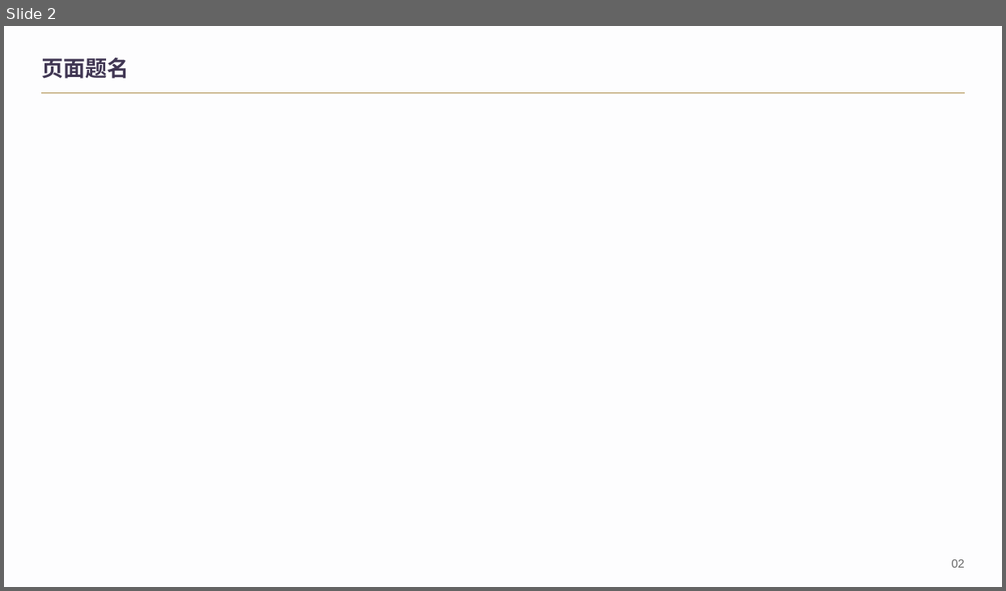
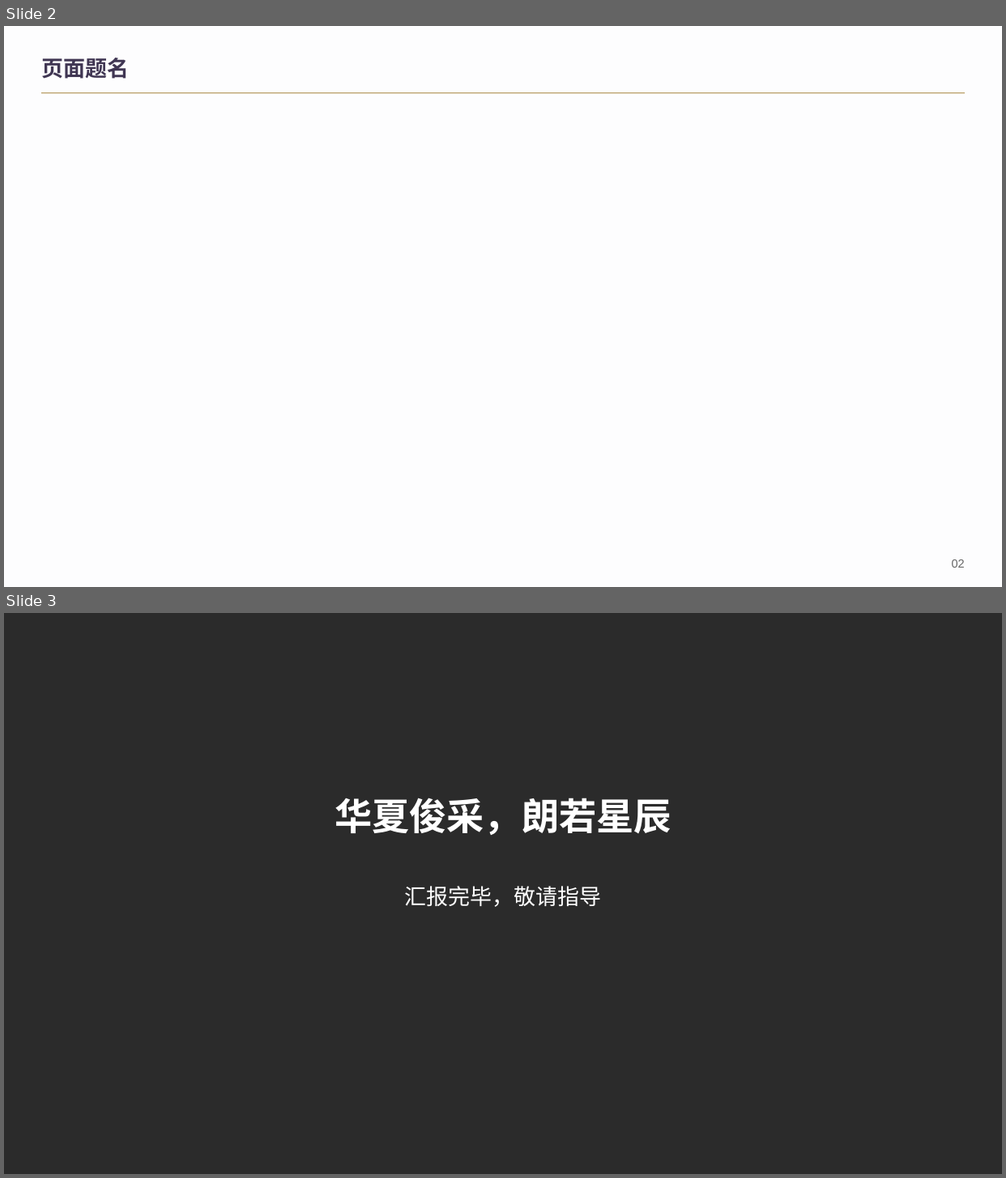
Before and after one commit to 2503668375-boop/hualang-ppt-skill, a slide deck: artifact-template-hualang-school/assets/reference.pptx. Shown one above the other, each under a label of ours: slide 2 before the commit, slides 2 and 3 after it. The pictures are 1006x591 and 1006x1178 pixels, drawn with LibreOffice and Linux fonts; fonts in the diff are those of the drawing; background and template pictures are left out; a plain dark background stands for a picture behind light text. Boxes give left, top, right and bottom in pixels: in the first picture for what was removed or moved away, otherwise in the second. Text is boxed around its words. In the diff, an @@ line names an element or a change of style, - is before the commit and + after.

```diff
--- a/artifact-template-hualang-school/assets/reference.pptx
+++ b/artifact-template-hualang-school/assets/reference.pptx
@@ slide 3 added at [4, 613, 1002, 1174], background picture (left out) @@
@@ text added at [334, 798, 671, 835], 36 pt, text #FFFFFF, bold @@
+华夏俊采，朗若星辰
@@ text added at [405, 886, 602, 907], 21 pt, text #FFFFFF @@
+汇报完毕，敬请指导
```
Also in this commit, not shown: 1 slide removed, 44 other files.
